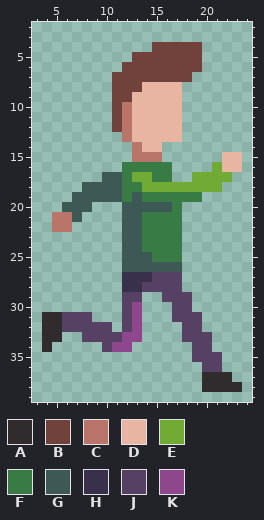
A pixel-art sprite gets an edit: assets/textures/player/run/run_1.png. The first picture shows the starting point.
The file is 30x40 pixels. Shown: x 3..24, y 2..39.
Palette (. is transparent): A #302c2e  B #71413b  C #ba756a  D #e9b5a3  E #71aa34  F #397b44  G #3c5956  H #39314b  J #564064  K #8e478c
And afterwards:
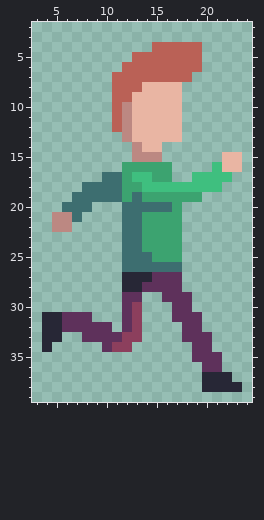
Diff:
@@ palette @@
-A #302c2e
+A #272736
-B #71413b
+B #ba6156
-C #ba756a
+C #bc8882
-E #71aa34
+E #3fbf7f
-F #397b44
+F #3ca370
-G #3c5956
+G #3d6e70
-J #564064
+J #5e315b
-K #8e478c
+K #8c3f5d
@@ x 10..16 @@
 26 ..GGGGG
-27 ..HHHJJ
-28 ..HHJJJ
+27 ..AAAJJ
+28 ..AAJJJ
 29 ..JJ..J
Where, in picture pixels (left, top, right, bottom), the same in both pictures:
changed: (42, 42, 242, 392)
